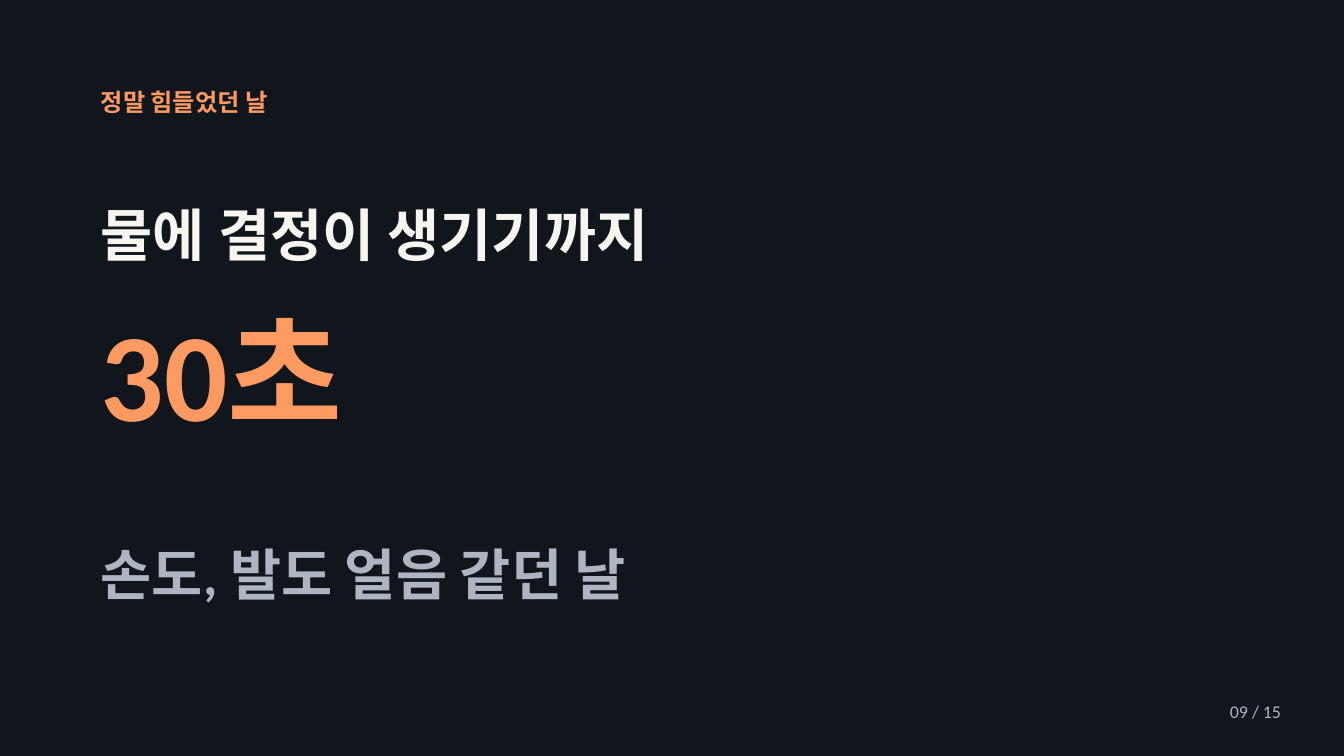
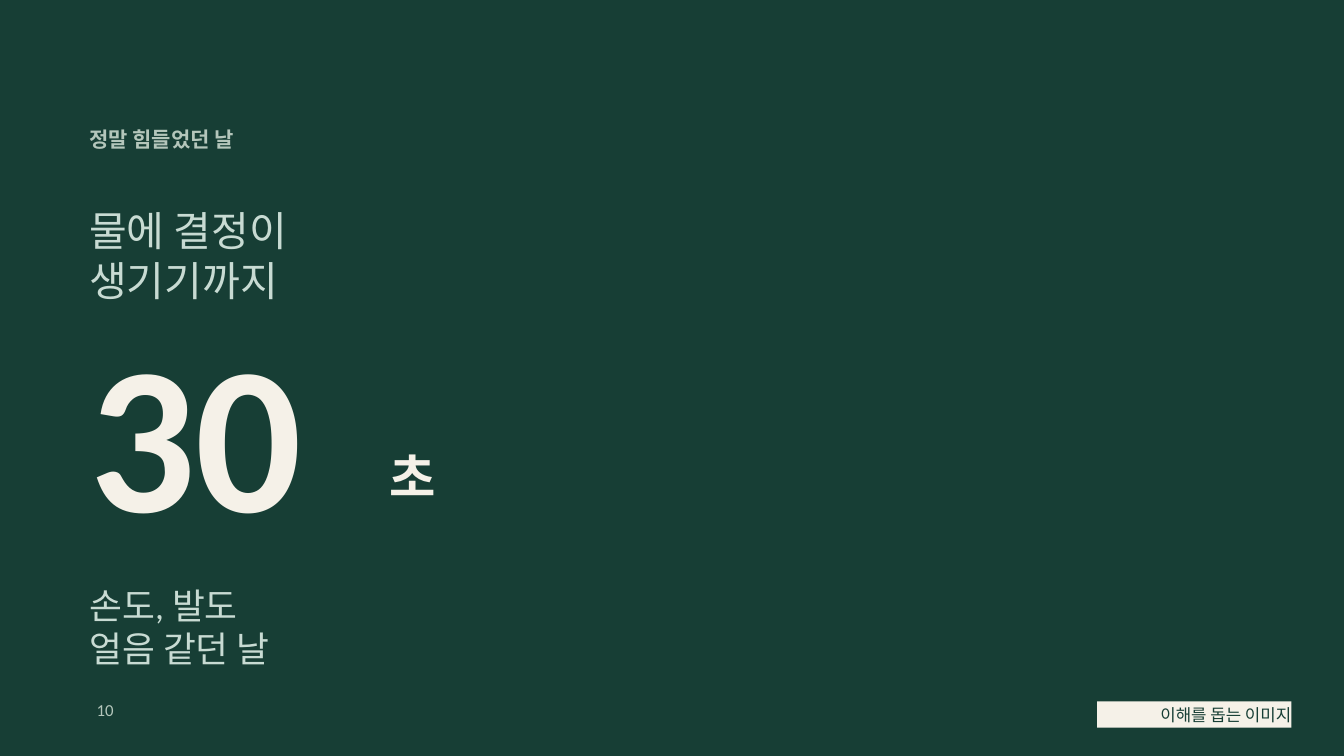
Before and after one commit to jaeyoung5178-bot/Presence, a slide deck: slide 10 of education/mentality/nozero400/NoZero-400Days.pptx (slide 9 before the commit). Drawn at 1344x756 pixels with LibreOffice and Linux fonts; fonts in the diff are those of the drawing; background and template pictures are left out. Boxes give left, top, right and bottom in pixels: in the first picture for what was removed or moved away, otherwise in the second. Text is boxed around its words. In the diff, an @@ line names an element or a change of style, - is before the commit and + after.

```diff
--- a/education/mentality/nozero400/NoZero-400Days.pptx
+++ b/education/mentality/nozero400/NoZero-400Days.pptx
@@ background #11151C to picture (left out) @@
@@ text "정말 힘들었던 날": place and size @@
-text "정말 힘들었던 날" at [101,90,267,113]
+text "정말 힘들었던 날" at [89,129,234,149]
@@ text "정말 힘들었던 날" at [89,129,234,149]: size 17.2 to 15 pt, text colour #FF9B62 to #B4C6BB @@
@@ text at [89,212,287,299]: text changed; size 40.5 to 29.2 pt; text colour #F7F5F0 to #C8DBD3; bold off @@
-물에 결정이 생기기까지
+물에 결정이
+생기기까지
@@ text removed at [101,318,343,422] @@
-30초
@@ text added at [89,374,302,514], 150 pt, text #F5F1E8, bold @@
+30
@@ text added at [390,454,436,496], 36 pt, text #F5F1E8, bold @@
+초
@@ text at [89,589,270,665]: text changed; size 39.8 to 25.5 pt; text colour #AEB5C1 to #C8DBD3; bold off @@
-손도, 발도 얼음 같던 날
+손도, 발도
+얼음 같던 날
@@ text added at [97,705,114,716], 12 pt, text #B4C6BB @@
+10
@@ rectangle added at [1098,702,1293,728], fill #F5F1E8, 12 pt, text #173E35 @@
+이해를 돕는 이미지
@@ text removed at [1230,706,1281,718] @@
-09 / 15
```
Also in this commit, not shown: 14 other slides changed, 1 slide added, 18 other files.
